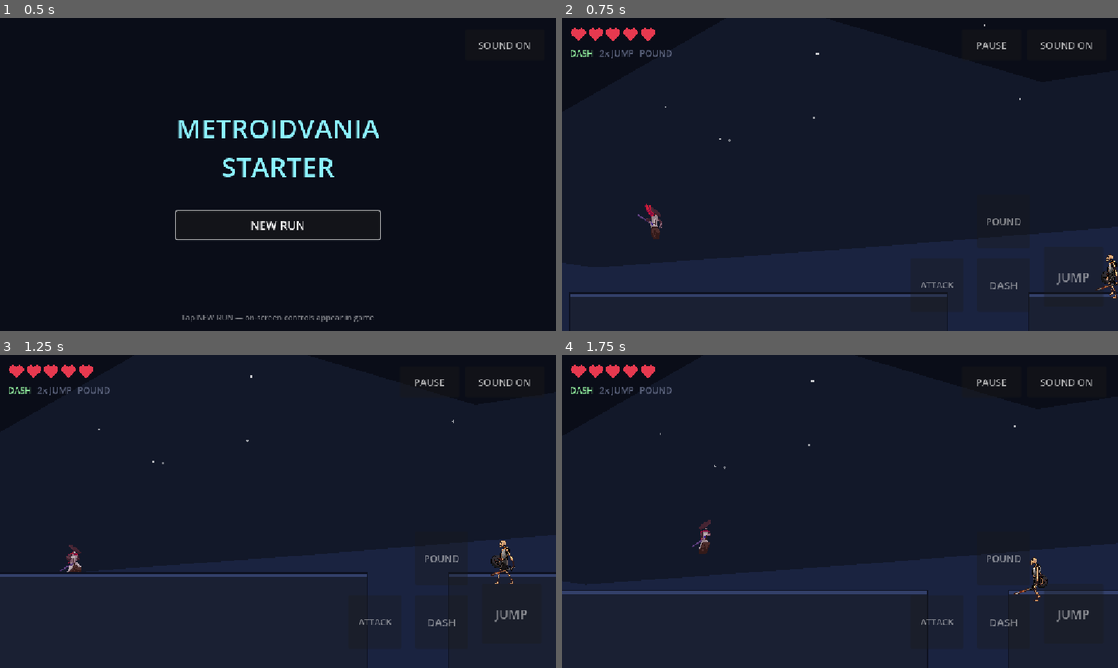
Above: before the commit, frames 1-4 (two rows, left to right).
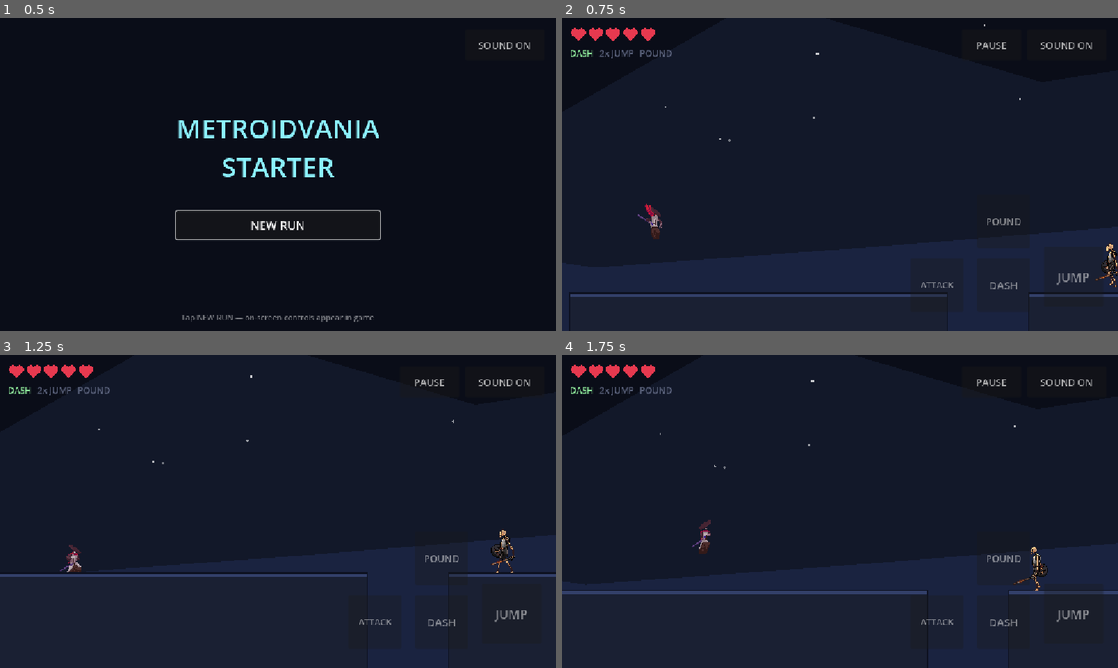
Above: after the commit, the same moments.

Repository: OuterHeavenX/godot-metroidvania-starter
Game: Godot game, scene res://src/ui/title.tscn
Two runs of this game, one before a commit and one after it. Both use one fixed random seed, a clock stepped at 60 frames per second and the inputs below.
Inputs (mouse positions are in pixels of both pictures, inside the frame that each line leads up to):
- Up to frame 1 (0.5 s): no input
- Up to frame 2 (0.75 s): click "NEW RUN" at 0.5 s
- Up to frame 3 (1.25 s): no input
- Up to frame 4 (1.75 s): tap S (pound) at 1.25, 1.55 s; move the mouse to (962, 495) at 1.27 s; hold D (move_right) from 1.28 s (still down); tap J (attack) at 1.35 s; click (962, 495) at 1.42 s; tap Space (jump) at 1.52 s

Frame 1 is identical in both runs. In frame 2, 0.3% of the frame differs, in the area x 96-100%, y 71-90%; in frame 3, 0.3%, in the area x 88-93%, y 55-74%; in frame 4, 0.3%.

Commit message:
Make the Warden beatable, and plant enemy feet on the floor
Two reports from playing it.

The fight could not be won. Three things were wrong at once: the Warden
outranged the player, 118 against the player's 86, so there was a band where it
could hit you and you could not hit back; the guard came back on a 3.2s timer,
which made the fight all-or-nothing -- kill it inside one window or lose,
because re-breaking cost more health than the player had; and the arena was
sealed with no health in it.

Reach is now 84, just inside the player's. The guard no longer runs on a timer:
breaking it opens the Warden for the rest of the phase, and phase two raises a
fresh one, so the pound is asked for exactly twice at moments the player can
see coming. Breaking it also staggers the Warden, so it buys a real opening.
Two hearts in the arena.

Enemy feet sank about 15px through the floor. The art fills its 128px cell to
the last row, so the feet render at +63.5 from the cell centre, while the
collision box puts the floor at +36; the sprite offset was -12 where it needed
to be -27.5. Measured from the sheets rather than eyeballed. The Warden scales
its visual by 1.7, so its collision box moved to match. The player was already
within half a pixel and is untouched.

bossfight_test plays the fight rather than calling methods on it: real
cooldowns, real pound, the Warden's AI live and hitting back. It is what showed
the fight was unwinnable, and it caught two flaws in itself along the way -- a
bot that never dodged the telegraph, and one that never pressed a movement key,
so `facing` never updated and every swing from the Warden's left silently
whiffed. A perfect bot now wins in 6.5s over two guard breaks, ending on 4 of 5
health.

boss_test now derives its hit counts from MAX_HP and PHASE_TWO_AT instead of
hardcoding them, so retuning the fight cannot quietly turn those assertions
into assertions about nothing.

Co-Authored-By: Claude Opus 5 <noreply@anthropic.com>
Claude-Session: https://claude.ai/code/session_013yZuMsb7eCfvafe9efr3m9

Diff:
--- a/src/enemies/boss.gd
+++ b/src/enemies/boss.gd
@@ -7,13 +7,16 @@
 
 signal defeated
 
-const MAX_HP := 10
-const GUARD_BREAK_TIME := 3.2
-const PHASE_TWO_AT := 5
+const MAX_HP := 12
+## The guard does not come back on a timer. Breaking it opens the Warden for
+## the rest of the phase, and it raises a fresh one when phase two begins. On a
+## timer the fight was all-or-nothing -- kill it inside one window or lose,
+## because re-breaking cost more health than the player could spare.
+const PHASE_TWO_AT := 6
+const GUARD_STAGGER := 0.6
 const VISUAL_SCALE := 1.7
 
 var guarded := true
-var vulnerable_t := 0.0
 var phase := 1
 
 
@@ -26,19 +29,12 @@
 	cfg = cfg.duplicate()
 	cfg["hp"] = MAX_HP
 	cfg["speed"] = 70.0
-	cfg["melee_range"] = 118.0
-	cfg["attack_cd"] = 1.5
+	# The player's ATTACK_RANGE is 86. Anything longer means a band where the
+	# Warden can hit you and you cannot hit back, which is what made the fight
+	# unwinnable rather than hard.
+	cfg["melee_range"] = 84.0
+	cfg["attack_cd"] = 1.7
 	cfg["dmg"] = 1
-
-
-func _physics_process(delta: float) -> void:
-	if not dead and vulnerable_t > 0.0:
-		vulnerable_t -= delta
-		if vulnerable_t <= 0.0 and hp > 0:
-			guarded = true
-			JuiceMan.burst(global_position + Vector2(0, -60), Color(0.65, 0.72, 0.9),
-				10, 150.0, 0.4, 200.0, 3.0)
-	super._physics_process(delta)
 
 
 ## Ordinary hits ring off the guard. Only a pound opens it.
@@ -70,22 +66,29 @@
 func squash() -> void:
 	if dead:
 		return
-	if guarded:
-		guarded = false
-		vulnerable_t = GUARD_BREAK_TIME
-		AudioMan.play("pound", -4.0, 0.85)
-		JuiceMan.shake(0.35)
-		JuiceMan.hit_stop(0.07)
-		JuiceMan.burst(global_position + Vector2(0, -60), Color(1.0, 0.85, 0.5),
-			20, 300.0, 0.6, 500.0, 5.0)
-	else:
-		vulnerable_t = GUARD_BREAK_TIME
+	if not guarded:
+		return
+	guarded = false
+	# Stagger it, so breaking the guard buys a real opening rather than just a
+	# state change.
+	state = "hurt"
+	state_t = GUARD_STAGGER
+	knock_v = 0.0
+	visual.play("hurt")
+	AudioMan.play("pound", -4.0, 0.85)
+	JuiceMan.shake(0.35)
+	JuiceMan.hit_stop(0.07)
+	JuiceMan.burst(global_position + Vector2(0, -60), Color(1.0, 0.85, 0.5),
+		20, 300.0, 0.6, 500.0, 5.0)
 
 
 func _enter_phase_two() -> void:
 	phase = 2
+	# A fresh guard: the mechanic gets asked for a second time, at a moment the
+	# player can see coming rather than on a hidden timer.
+	guarded = true
 	cfg["speed"] = 110.0
-	cfg["attack_cd"] = 0.95
+	cfg["attack_cd"] = 1.15
 	JuiceMan.shake(0.4)
 	JuiceMan.burst(global_position + Vector2(0, -60), Color(1.0, 0.45, 0.4),
 		24, 330.0, 0.7, 600.0, 5.0)
--- a/src/enemies/boss.tscn
+++ b/src/enemies/boss.tscn
@@ -15,7 +15,7 @@
 script = ExtResource("1_54y0u")
 
 [node name="CollisionShape2D" type="CollisionShape2D" parent="." unique_id=6100002]
-position = Vector2(0, -10)
+position = Vector2(0, -7.8)
 shape = SubResource("body")
 
 [node name="Visual" type="Node2D" parent="." unique_id=6100003]
@@ -44,5 +44,5 @@
 collision_layer = 0
 
 [node name="CollisionShape2D" type="CollisionShape2D" parent="Hurtbox" unique_id=6100010]
-position = Vector2(0, -10)
+position = Vector2(0, -7.8)
 shape = SubResource("body")
--- a/src/enemies/skeleton_visual.gd
+++ b/src/enemies/skeleton_visual.gd
@@ -2,6 +2,11 @@
 
 
 const CELL := 128
+## Where the sprite sits relative to the body. The art fills the 128px cell to
+## its last row, so the feet render at +63.5 from the cell centre; the collision
+## box (34x84 at y-6) puts the floor at +36. -27.5 lands one on the other --
+## at the old -12 the feet sank 15px through the ground.
+const SPRITE_Y := -27.5
 const ANIMS := {
 	"warrior": {"idle": 7, "walk": 7, "attack1": 5, "attack2": 6, "hurt": 2, "dead": 4},
 	"spearman": {"idle": 7, "walk": 7, "attack1": 4, "attack2": 4, "hurt": 3, "dead": 4},
@@ -53,7 +58,7 @@
 	sprite = AnimatedSprite2D.new()
 	sprite.name = "Sprite"
 	sprite.sprite_frames = frames
-	sprite.position = Vector2(0, -12)
+	sprite.position = Vector2(0, SPRITE_Y)
 	sprite.play("idle")
 	add_child(sprite)
 	_ready_done = true
--- a/src/levels/level_01.tres
+++ b/src/levels/level_01.tres
@@ -120,7 +120,7 @@
 enemies = Array[ExtResource("1_oxb6c")]([SubResource("Resource_mey8e"), SubResource("Resource_rnsal"), SubResource("Res …(263 unchanged characters)…
 orbs = Array[ExtResource("3_b00yd")]([SubResource("Resource_clprv"), SubResource("Resource_ttfqg")])
 checkpoints = Array[Vector2]([Vector2(1780, -60), Vector2(2440, -360), Vector2(2900, -60), Vector2(3380, 260), Vector2(3960, 260), Vector2(4660, -160), Vector2(5700, -520)])
-hearts = Array[Vector2]([Vector2(1200, -130), Vector2(2600, -360), Vector2(3600, 260), Vector2(4080, 260), Vector2(5760, -520)])
+hearts = Array[Vector2]([Vector2(1200, -130), Vector2(2600, -360), Vector2(3600, 260), Vector2(4080, 260), Vector2(5760, -520), Vector2(5900, -20), Vector2(6420, -20)])
 goal_position = Vector2(5880, -20)
 has_boss = true
 boss_position = Vector2(6320, -20)
--- a/tests/boss_test.gd
+++ b/tests/boss_test.gd
@@ -60,17 +60,27 @@
 			t = 0
 		2:
 			if t > 2:
-				for i in range(5):
+				# Written from the constants, so retuning the fight does not
+				# silently turn these into assertions about nothing.
+				var to_phase_two: int = boss.MAX_HP - boss.PHASE_TWO_AT
+				for i in range(to_phase_two):
 					boss.call("take_hit", player.global_position)
-				check(int(boss.get("hp")) == boss.MAX_HP - 5,
+				check(int(boss.get("hp")) == boss.PHASE_TWO_AT,
 					"unguarded hits land (hp=%d)" % int(boss.get("hp")))
-				check(int(boss.get("phase")) == 2,
-					"dropped into phase two at half health")
+				check(int(boss.get("phase")) == 2, "dropped into phase two")
+				check(bool(boss.get("guarded")),
+					"phase two raises a fresh guard, so the pound is asked for twice")
 				phase = 3
 				t = 0
 		3:
 			if t > 2:
-				for i in range(5):
+				# The new guard has to be broken before anything lands again.
+				boss.call("take_hit", player.global_position)
+				check(int(boss.get("hp")) == boss.PHASE_TWO_AT,
+					"the second guard turns blades too")
+				boss.call("squash")
+				check(not bool(boss.get("guarded")), "pound breaks it a second time")
+				for i in range(boss.PHASE_TWO_AT):
 					boss.call("take_hit", player.global_position)
 				check(saw_defeat, "defeated signal fired")
 				check(bool(boss.get("dead")), "Warden is down")
--- /dev/null
+++ b/tests/bossfight_test.gd
@@ -0,0 +1,120 @@
+extends Node
+
+## Plays the fight instead of calling methods on it: real attack cooldowns,
+## real pound, the Warden's own AI running and hitting back. The point is to
+## prove the fight can actually be won, which the unit-level boss_test could
+## not tell us -- it drove take_hit() directly and ignored every constraint.
+
+const MAX_FRAMES := 2400          # 40s at 60Hz
+
+var player: Node = null
+var boss: Node = null
+var failures: Array[String] = []
+var t := 0
+var started := false
+var pounding_until := 0
+var hp_low := 99
+var breaks := 0
+var was_guarded := true
+
+
+func check(cond: bool, label: String) -> void:
+	if cond:
+		print("  ok   ", label)
+	else:
+		failures.append(label)
+		print("  FAIL ", label)
+
+
+func act(action: String, down: bool) -> void:
+	var ev := InputEventAction.new()
+	ev.action = action
+	ev.pressed = down
+	Input.parse_input_event(ev)
+
+
+func _physics_process(_delta: float) -> void:
+	t += 1
+	if t < 6:
+		return
+	if not started:
+		started = true
+		player = get_tree().get_first_node_in_group("player")
+		boss = get_tree().get_first_node_in_group("boss")
+		check(player != null and boss != null, "player and Warden in the arena")
+		if player == null or boss == null:
+			_finish()
+			return
+		player.call("gain_ability", "double_jump")
+		player.call("gain_ability", "ground_pound")
+		player.global_position = Vector2(6100, 0)
+		return
+
+	if not is_instance_valid(boss) or bool(boss.get("dead")):
+		check(true, "the Warden was beaten in %.1fs" % (t / 60.0))
+		check(int(player.get("hp")) > 0,
+			"the player survived it (hp %d, lowest %d)" % [int(player.get("hp")), hp_low])
+		check(breaks >= 1, "the guard was broken %d time(s)" % breaks)
+		_finish()
+		return
+
+	hp_low = mini(hp_low, int(player.get("hp")))
+	if bool(player.get("dead")):
+		check(false, "the player died at %.1fs with the Warden on %d hp"
+			% [t / 60.0, int(boss.get("hp"))])
+		_finish()
+		return
+
+	var guarded: bool = bool(boss.get("guarded"))
+	if was_guarded and not guarded:
+		breaks += 1
+	was_guarded = guarded
+
+	var bpos: Vector2 = (boss as Node2D).global_position
+
+	if guarded:
+		act("move_right", false)
+		act("move_left", false)
+		# Break the guard: get above it and pound. Positioning stands in for
+		# the player's platforming; the pound itself is the real mechanic.
+		act("attack", false)
+		if t > pounding_until:
+			player.global_position = bpos + Vector2(0, -190)
+			player.set("velocity", Vector2.ZERO)
+			pounding_until = t + 90
+			act("pound", false)
+		elif t == pounding_until - 84:
+			act("pound", true)
+		elif t == pounding_until - 70:
+			act("pound", false)
+	else:
+		# Open. A competent player does not stand in the swing: the Warden
+		# telegraphs for ~0.25s before it strikes, so back out of its 84px
+		# reach while it commits, and close again to trade.
+		act("pound", false)
+		var side: float = -1.0 if player.global_position.x < bpos.x else 1.0
+		# Face the Warden. Attacks are direction-filtered, and without pressing
+		# a movement key the player's `facing` never updates -- so every swing
+		# from its left side silently whiffed.
+		act("move_right", side < 0.0)
+		act("move_left", side > 0.0)
+		var swinging: bool = String(boss.get("state")) == "attack"
+		var stand: float = 150.0 if swinging else 70.0
+		player.global_position = Vector2(bpos.x + side * stand, bpos.y - 22.0)
+		if not swinging and float(player.get("attack_cd")) <= 0.0:
+			act("attack", true)
+		else:
+			act("attack", false)
+
+	if t > MAX_FRAMES:
+		check(false, "ran out of time: Warden still on %d hp after %.0fs"
+			% [int(boss.get("hp")), MAX_FRAMES / 60.0])
+		_finish()
+
+
+func _finish() -> void:
+	if failures.is_empty():
+		print("BOSSFIGHT TESTS ALL PASSED")
+	else:
+		print("BOSSFIGHT TESTS: %d FAILURES -> %s" % [failures.size(), str(failures)])
+	get_tree().quit(1 if failures.size() > 0 else 0)
--- /dev/null
+++ b/tests/runners/run_bossfight.tscn
@@ -0,0 +1,12 @@
+[gd_scene load_steps=3 format=3]
+
+[ext_resource type="PackedScene" uid="uid://clevel01main" path="res://src/levels/level_01.tscn" id="1_lvl"]
+[ext_resource type="Script" path="res://tests/bossfight_test.gd" id="2_test"]
+
+[node name="TestRoot" type="Node"]
+
+[node name="Level" parent="." instance=ExtResource("1_lvl")]
+
+[node name="Test" type="Node" parent="."]
+process_mode = 3
+script = ExtResource("2_test")
Not shown, added: tests/bossfight_test.gd.uid
Not shown, changed: docs/index.html
Not shown, changed: docs/index.pck
